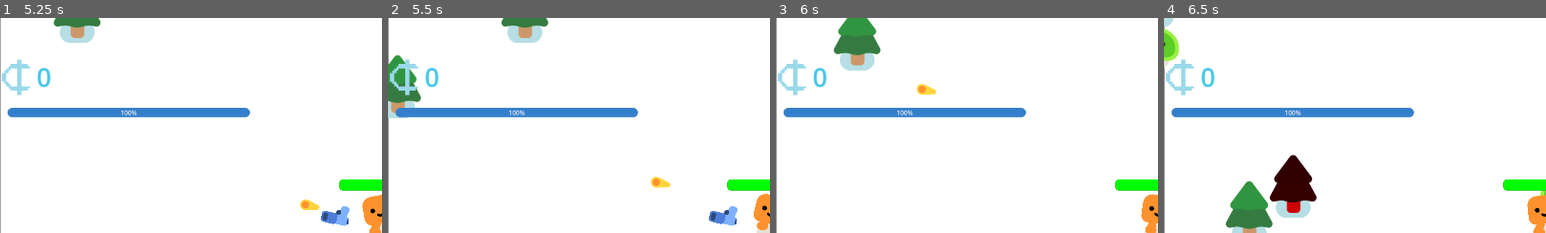
Above: before the commit, frames 1-4 (left to right).
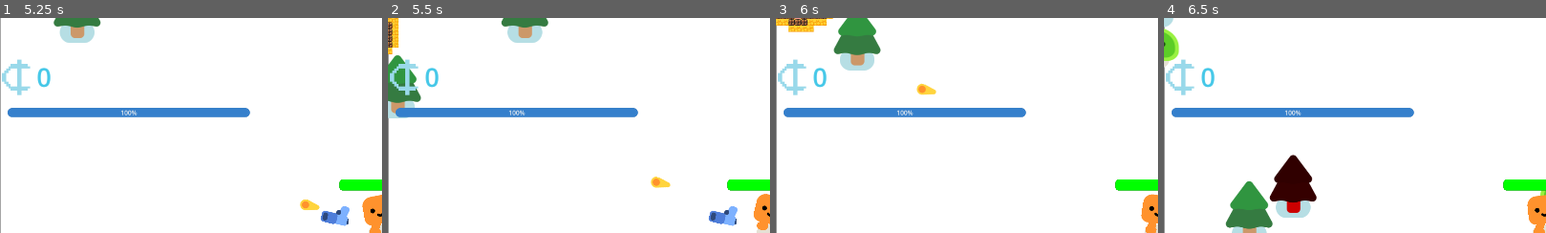
Above: after the commit, the same moments.

Repository: Noah77A/Airlock
Game: Godot game, scene res://survivors_game.tscn
The game is run twice, just before and just after one commit, with the same random seed, the same clock (stepped at 60 frames per second) and the same inputs.
Inputs (mouse positions are % of the whole screen's width and height, from its top left):
- Up to frame 1 (5.25 s): tap Enter at 0.5 s; move the mouse to (72, 45) at 0.52 s; press the mouse at (72, 45) at 0.53 s; hold D (move_right) 0.53-1.28 s; move the mouse to (30, 55) at 1.27 s; release the mouse at (30, 55) at 1.28 s; hold S (move_down) 1.28-2.03 s; click (30, 55) at 1.35 s; move the mouse to (60, 28) at 2.02 s; press the mouse at (60, 28) at 2.03 s; hold D (move_right) 2.03-2.78 s; move the mouse to (45, 70) at 2.77 s; release the mouse at (45, 70) at 2.78 s; hold W (move_up) 2.78-3.53 s; click (45, 70) at 2.85 s; move the mouse to (80, 65) at 3.52 s; press the mouse at (80, 65) at 3.53 s; hold A (move_left) 3.53-4.25 s; release the mouse at (80, 65) at 4.25 s; click "Start" at 4.25 s; move the mouse to (20, 35) at 5.02 s; hold A (move_left) from 5.03 s (still down); click (20, 35) at 5.1 s
- Up to frame 2 (5.5 s): keep holding A (move_left)
- Up to frame 3 (6 s): move the mouse to (55, 50) at 5.77 s; release A (move_left) at 5.78 s; press the mouse at (55, 50) at 5.78 s; hold S (move_down) from 5.78 s (still down)
- Up to frame 4 (6.5 s): keep holding S (move_down)
The pictures show only the part of the screen within x 0-50%, y 0-50%; the shares and areas given below are measured in that part.

Frame 1 is identical in both runs. In frame 2, 0.4% of the frame differs, in the area x 0-3%, y 0-17%; in frame 3, 0.7%, in the area x 0-15%, y 0-7%; in frame 4, nothing differs.

Commit message:
fixed data folder

Diff:
--- /dev/null
+++ b/Airlock/game_generation/data/floor_data.gd
@@ -0,0 +1,29 @@
+class_name floorData
+
+@export var occupiedNodes : Dictionary[Vector2i, int] = {}
+
+@export var nodeData : Array = []
+
+func add_room(data: roomData, location : Vector2i) -> bool:
+	for l in data.nodesOccupying:
+		if occupiedNodes.find_key(l+location):
+			return false
+
+	nodeData.append(data)
+
+	for l in data.nodesOccupying:
+		occupiedNodes[l + location] = nodeData.size() - 1
+	return true
+
+func contains(location : Vector2i) -> bool:
+	return occupiedNodes.get(location) != null
+
+func remove(location : Vector2i):
+	var data: roomData = get_room(location)
+	var origin: Vector2i = data.globalOrigin
+	nodeData.remove_at(occupiedNodes.get(location))
+	for l in data.nodesOccupying:
+		occupiedNodes.erase(l+origin)
+
+func get_room(location : Vector2i) -> roomData:
+	return nodeData.get(occupiedNodes.get(location))
--- /dev/null
+++ b/Airlock/game_generation/data/player_room_handler.gd
@@ -0,0 +1,63 @@
+extends Node2D
+
+const collisionLayer = 1
+
+@onready var player: CharacterBody2D = get_node("/root/Game/Player")
+
+var loadedData: roomData
+var loadedRoomInstance
+
+#local tile pos, exit data
+#exit directions are stored the the z position
+#exit directions: 0->north, 1->east, 2->south, 3->west
+var loadedExits: Dictionary[Vector2i, Vector3i]
+
+var curFloorData : floorData = floorData.new()
+
+func load_room(data: roomData):
+	loadedData = data
+
+
+	var scene = load(data.scenePath)
+	if loadedRoomInstance !=null: remove_child(loadedRoomInstance)
+	loadedRoomInstance = scene.instantiate()
+	add_child(loadedRoomInstance)
+
+	loadedExits.clear()
+	for exit in loadedData.roomExits:
+		var localPos: Vector2i = exit[0]
+		var localRoomPos: Vector2i = exit[1]
+		var exitDir = exit[2]
+		var exitDirNum = 0
+		if exitDir == "N":
+			exitDirNum = 0
+		if exitDir == "E":
+			exitDirNum = 1
+		if exitDir == "S":
+			exitDirNum = 2
+		if exitDir == "W":
+			exitDirNum = 3
+		loadedExits.set(localPos, Vector3i(localRoomPos.x, localRoomPos.y, exitDirNum))
+
+
+func load_floor():
+	var test: roomData = roomData.new()
+	test.scenePath = test.roomPath + "test_room1.tscn"
+	test.name = "test"
+	test.roomExits = [[Vector2i(-4,-3), Vector2i(0,0), 'W']]
+	test.nodesOccupying = [Vector2i(0,0)]
+	test.tags = []
+	var test2: roomData = roomData.new()
+	test2.scenePath = test.roomPath + "test_room2.tscn"
+	test2.name = "test2"
+	test2.roomExits = [[Vector2i(-4,-3), Vector2i(0,0), 'W']]
+	test2.nodesOccupying = [Vector2i(0,0)]
+	test2.tags = []
+
+	curFloorData.add_room(test, Vector2i(0,0))
+	curFloorData.add_room(test2, Vector2i(-1,0))
+	load_room(curFloorData.get_room(Vector2i(0,0)))
+	load_room(curFloorData.get_room(Vector2i(-1,0)))
+
+func _ready() -> void:
+	load_floor()
--- /dev/null
+++ b/Airlock/game_generation/data/player_room_handler.tscn
@@ -0,0 +1,6 @@
+[gd_scene format=3 uid="uid://6iue8ok2oj4p"]
+
+[ext_resource type="Script" uid="uid://duradjf736cf5" path="res://game_generation/data/player_room_handler.gd" id="1_j4fjg"]
+
+[node name="PlayerRoomHandler" type="Node2D" unique_id=1494511931]
+script = ExtResource("1_j4fjg")
--- /dev/null
+++ b/Airlock/game_generation/data/room_data.gd
@@ -0,0 +1,10 @@
+class_name roomData
+
+var roomPath: String = "res://game_generation/rooms/"
+
+@export var name = ""#name for reasons
+@export var scenePath: String = roomPath + "."
+@export var nodesOccupying : Array[Vector2i] = [Vector2i(0,0), Vector2i(0,1)] #example of which rooms this will be occupying with 0,0 generally being the origin
+@export	var roomExits = [[Vector2i(0,0), Vector2i(0,0), 'N'], [Vector2i(10,-4), Vector2i(0,1), 'E']]#tile position, rooms and directions in which exits willbe possible
+@export var globalOrigin: Vector2i = Vector2i(0,0)#is set when placed into data
+@export	var tags = ["vaccum"] #additional tags for individual room mods and such
--- /dev/null
+++ b/Airlock/game_generation/data/room_generation.tscn
@@ -0,0 +1,12 @@
+[gd_scene format=3 uid="uid://bjwql3wv0xv4b"]
+
+[ext_resource type="Script" uid="uid://cjuncqqyo0m2k" path="res://game_generation/data/room_data.gd" id="1_ivfxt"]
+[ext_resource type="Script" uid="uid://bp836rmhjq1t" path="res://game_generation/data/floor_data.gd" id="2_cs0ud"]
+
+[node name="room_generation" type="Node2D" unique_id=1419104542]
+
+[node name="room_data" type="Node2D" parent="." unique_id=135088474]
+script = ExtResource("1_ivfxt")
+
+[node name="floor_data" type="Node2D" parent="." unique_id=448759413]
+script = ExtResource("2_cs0ud")
--- a/Airlock/survivors_game.tscn
+++ b/Airlock/survivors_game.tscn
@@ -5,6 +5,7 @@
 [ext_resource type="PackedScene" uid="uid://c4id02rt1qhvl" path="res://pine_tree.tscn" id="2_l26od"]
 [ext_resource type="PackedScene" uid="uid://ctw3fqepj17lq" path="res://ui/credits.tscn" id="4_qqaft"]
 [ext_resource type="PackedScene" uid="uid://dfr82kqkjqur5" path="res://ui/version.tscn" id="5_7jj1j"]
+[ext_resource type="PackedScene" uid="uid://6iue8ok2oj4p" path="res://game_generation/data/player_room_handler.tscn" id="6_edxvn"]
 
 [sub_resource type="Curve2D" id="Curve2D_qqaft"]
 _data = {
@@ -159,7 +160,7 @@
 wait_time = 3.5
 autostart = true
 
-[node name="PlayerRoomHandler" parent="." unique_id=1494511931]
+[node name="PlayerRoomHandler" parent="." unique_id=1494511931 instance=ExtResource("6_edxvn")]
 
 [connection signal="health_depleted" from="Player" to="." method="_on_player_health_depleted"]
 [connection signal="timeout" from="Player/OxygenMeter" to="." method="_on_oxygen_meter_timeout"]
Not shown, added: Airlock/game_generation/data/floor_data.gd.uid
Not shown, added: Airlock/game_generation/data/player_room_handler.gd.uid
Not shown, added: Airlock/game_generation/data/room_data.gd.uid
